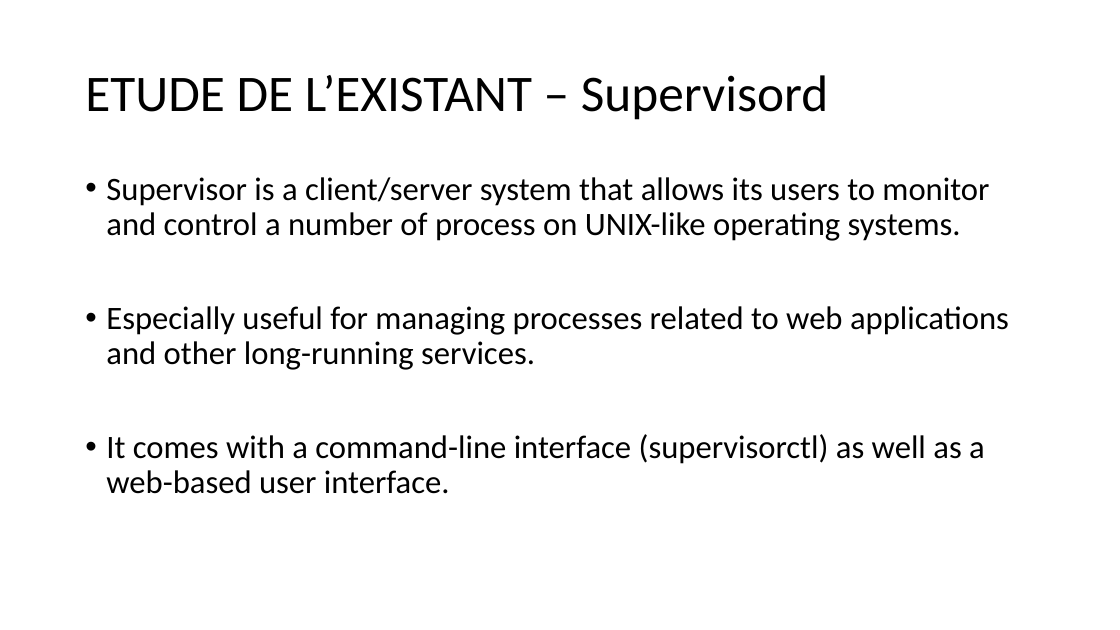
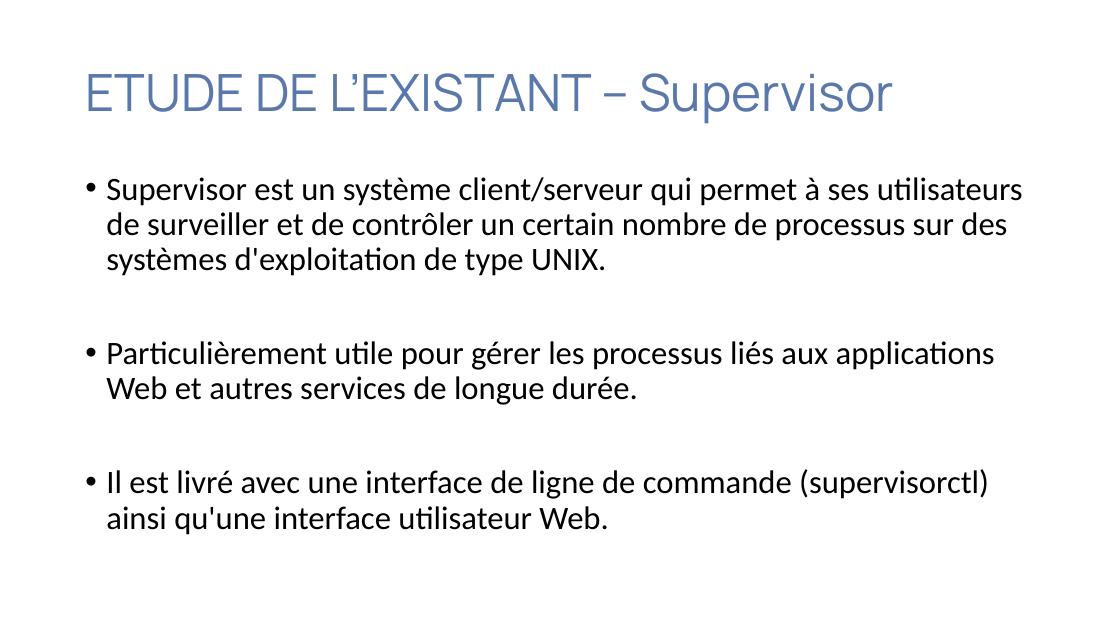
Before and after one commit to Nguh-Prince/TaskMan, a slide deck: slide 11 of documents/CAHIER D’ANALYSES POUR LE GESTIONNAIRE DE TACHES.pptx. Drawn at 1120x630 pixels with LibreOffice and Linux fonts; fonts in the diff are those of the drawing. Boxes give left, top, right and bottom in pixels: in the first picture for what was removed or moved away, otherwise in the second. Text is boxed around its words. In the diff, an @@ line names an element or a change of style, - is before the commit and + after.

Commit message:
Added Service state machine diagrams

```diff
--- a/documents/CAHIER D’ANALYSES POUR LE GESTIONNAIRE DE TACHES.pptx
+++ b/documents/CAHIER D’ANALYSES POUR LE GESTIONNAIRE DE TACHES.pptx
@@ title at bbox=[85, 73, 894, 124]: text changed; font Calibri to Manrope; text colour #000000 to #5A78AC @@
-ETUDE DE L’EXISTANT – Supervisord
+ETUDE DE L’EXISTANT – Supervisor
@@ text at bbox=[106, 177, 1023, 535]: text changed @@
-• Supervisor is a client/server system that allows its users to monitor and control a number of process on UNIX-like operating systems.
-• Especially useful for managing processes related to web applications and other long-running services.
-• It comes with a command-line interface (supervisorctl) as well as a web-based user interface.
+• Supervisor est un système client/serveur qui permet à ses utilisateurs de surveiller et de contrôler un certain nombre de processus sur des systèmes d'exploitation de type UNIX.
+• Particulièrement utile pour gérer les processus liés aux applications Web et autres services de longue durée.
+• Il est livré avec une interface de ligne de commande (supervisorctl) ainsi qu'une interface utilisateur Web.
```
Also in this commit, not shown: 14 other slides changed, 2 slides added, 3 slides removed, 57 other files.
